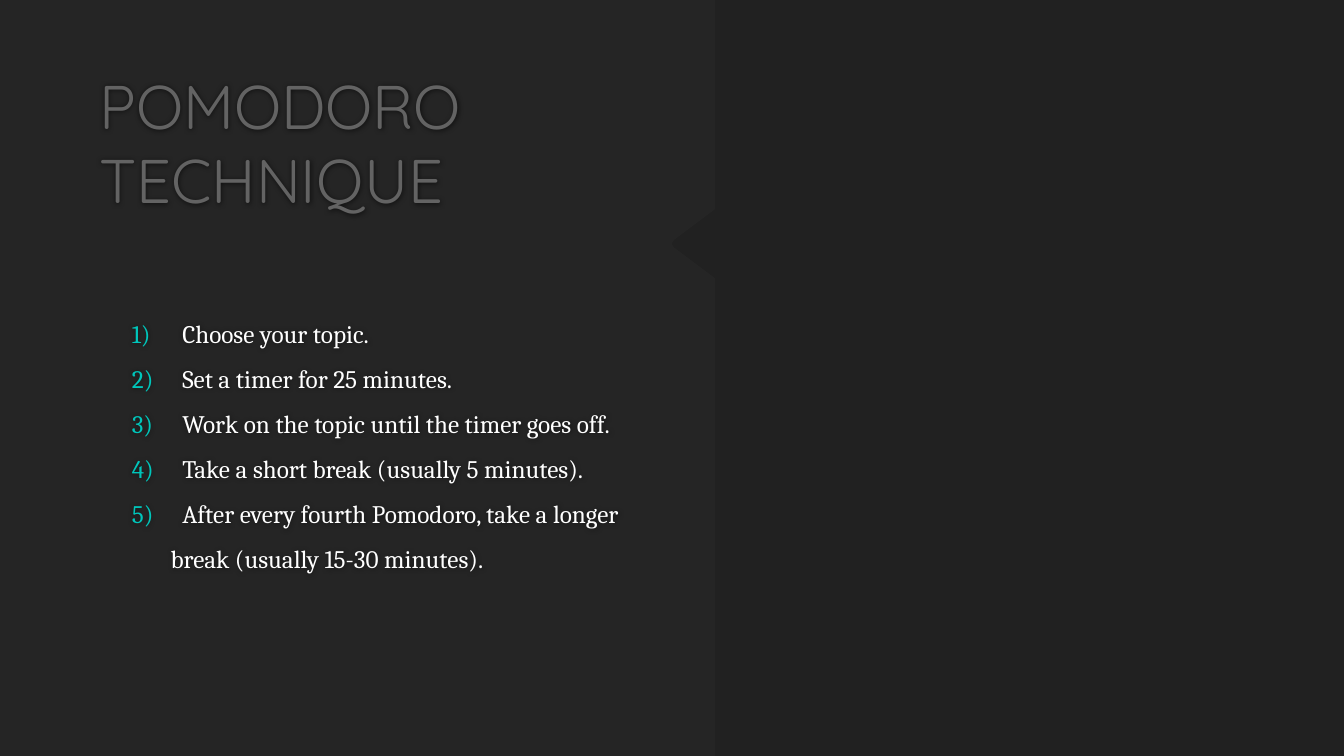
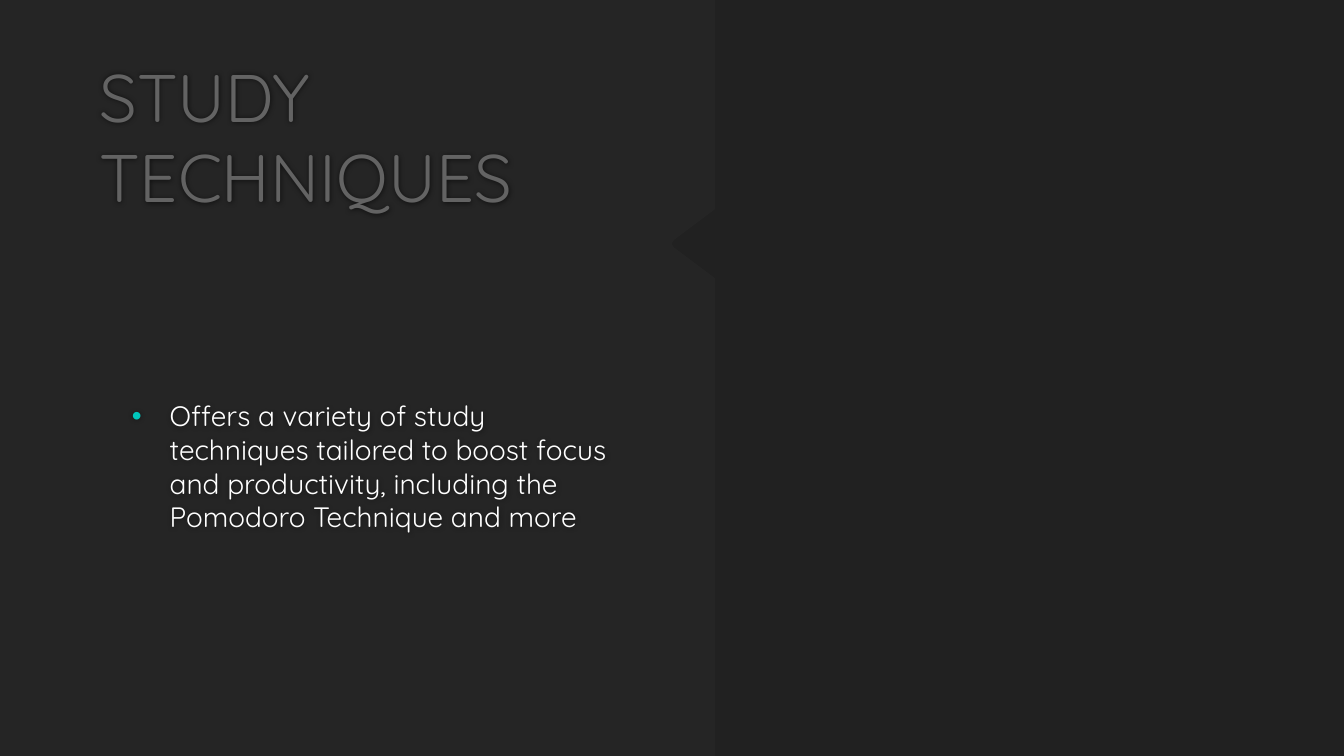
Before and after one commit to BadrGello/Task-Management-App, a slide deck: slide 9 of Documents/HCI Project Proposal.pptx. Drawn at 1344x756 pixels with LibreOffice and Linux fonts; fonts in the diff are those of the drawing; background and template pictures are left out. Boxes give left, top, right and bottom in pixels: in the first picture for what was removed or moved away, otherwise in the second. Text is boxed around its words. In the diff, an @@ line names an element or a change of style, - is before the commit and + after.

Commit message:
change the font and the study techniques

```diff
--- a/Documents/HCI Project Proposal.pptx
+++ b/Documents/HCI Project Proposal.pptx
@@ title at [99, 75, 512, 213]: text changed; size 44 to 48 pt @@
-  POMODORO TECHNIQUE
+  STUDY TECHNIQUES
@@ text at [170, 405, 606, 533]: text changed; size 18 to 20 pt; font Cambria to Quicksand @@
-1) Choose your topic.
-2) Set a timer for 25 minutes.
-3) Work on the topic until the timer goes off.
-4) Take a short break (usually 5 minutes).
-5) After every fourth Pomodoro, take a longer
-break (usually 15-30 minutes).
+• Offers a variety of study techniques tailored to boost focus and productivity, including the Pomodoro Technique and more
```
Also in this commit, not shown: 11 other slides changed.
